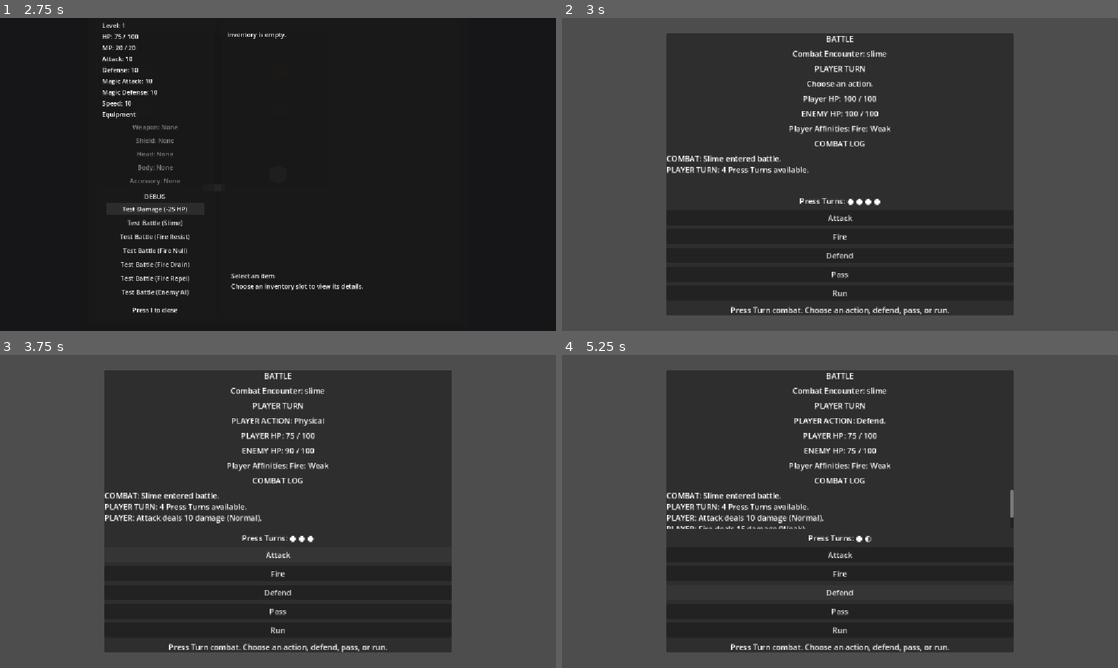
Above: before the commit, frames 1-4 (two rows, left to right).
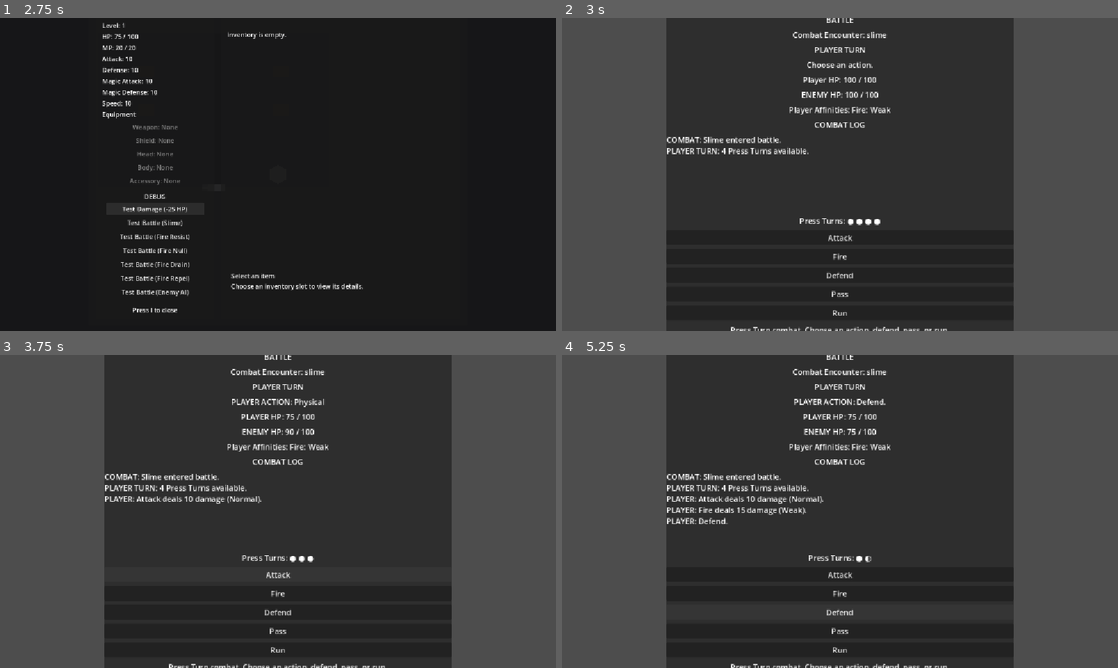
Above: after the commit, the same moments.

Repository: salexume94-pixel/Scripts
Game: Godot game, scene res://scenes/World.tscn
Two runs of this game, one before a commit and one after it. Both use one fixed random seed, a clock stepped at 60 frames per second and the inputs below.
Inputs:
- Up to frame 1 (2.75 s): tap Enter at 0.5 s; hold Right (ui_right) 0.53-1.28 s; tap E at 0.6 s; hold Down (ui_down) 1.28-2 s; tap I at 1.35 s; click "Test Damage (-25 HP)" at 2 s
- Up to frame 2 (3 s): click "Test Battle (Slime)" at 2.75 s
- Up to frame 3 (3.75 s): click "Attack" at 3.5 s
- Up to frame 4 (5.25 s): click "Fire" at 4.25 s; click "Defend" at 5 s

Frame 1 is identical in both runs. In frame 2, 10% of the frame differs, in the area x 18-82%, y 0-100%; in frame 3, 11%; in frame 4, 11%.

Commit message:
Increase combat log size

Diff:
--- a/scenes/Battle.tscn
+++ b/scenes/Battle.tscn
@@ -60,7 +60,7 @@
 text = "COMBAT LOG"
 horizontal_alignment = 1
 [node name="CombatLog" type="RichTextLabel" parent="CenterContainer/Panel/VBoxContainer"]
-custom_minimum_size = Vector2(0, 80)
+custom_minimum_size = Vector2(0, 160)
 layout_mode = 2
 scroll_active = true
 fit_content = false
